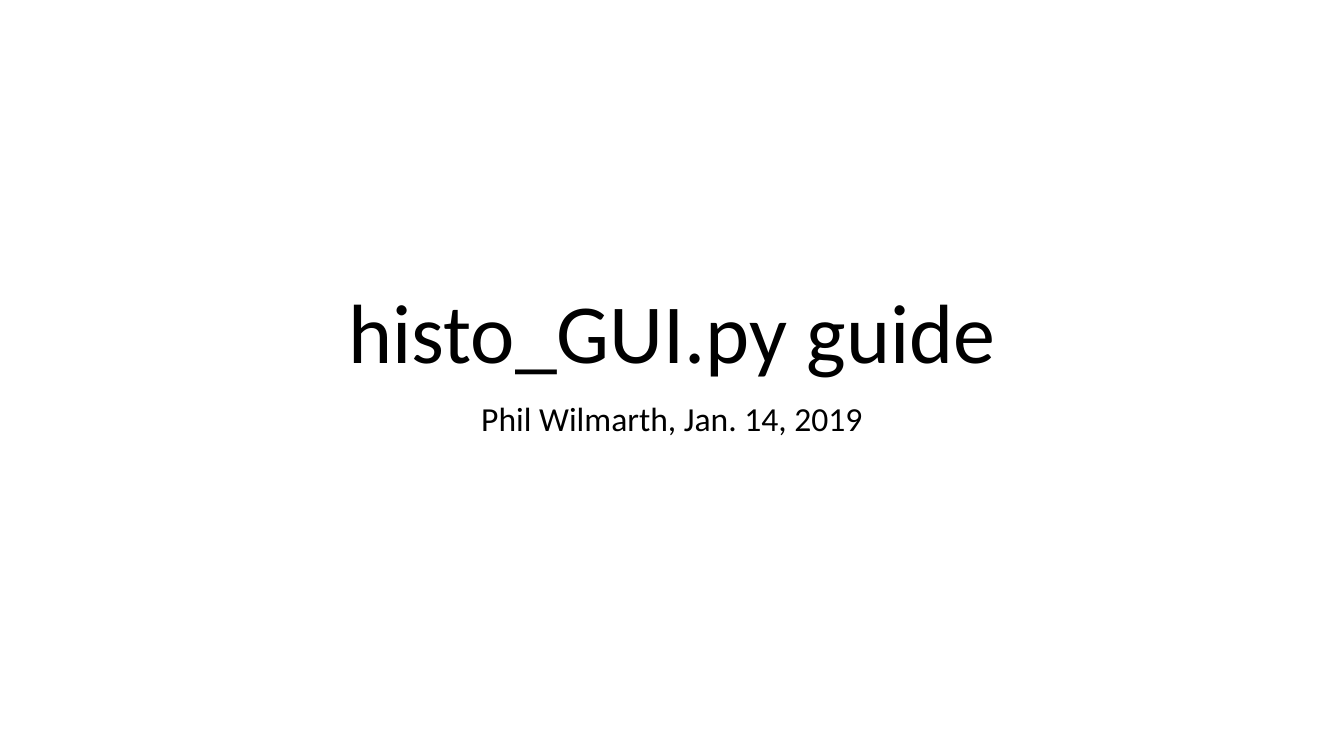
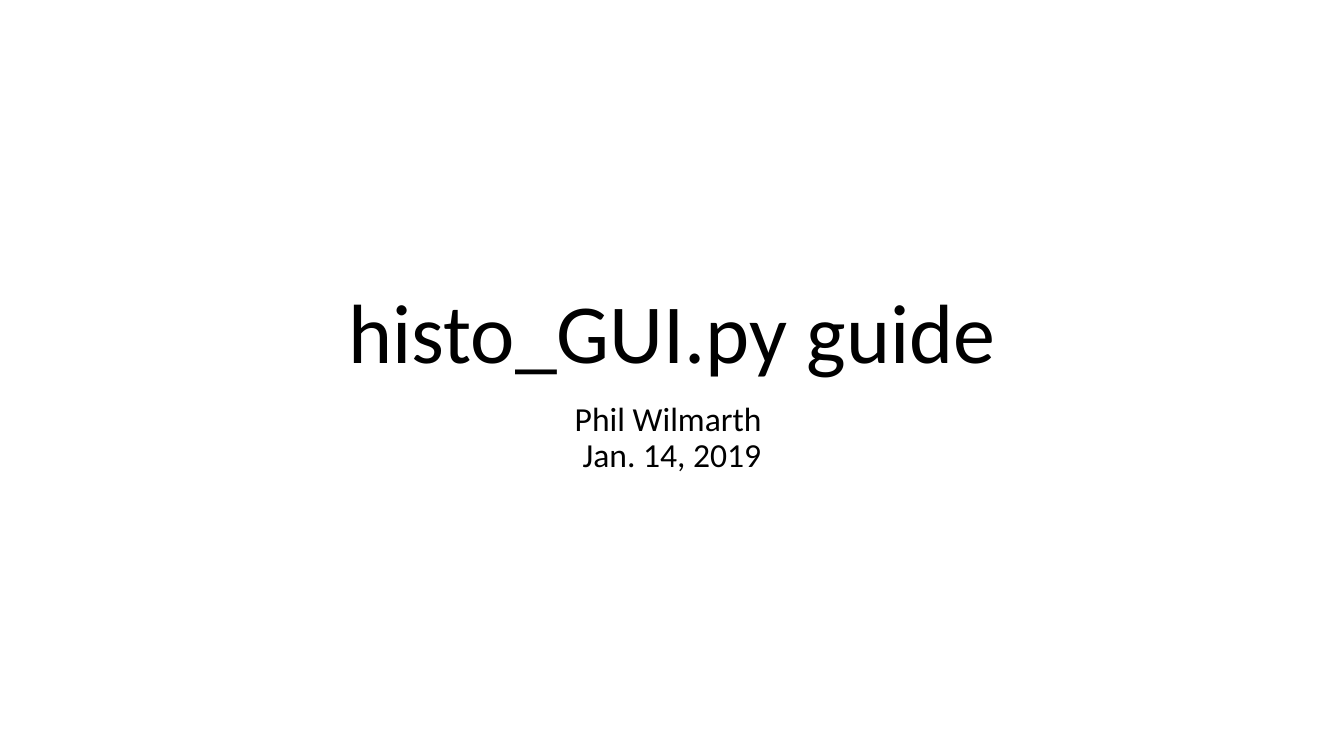
Before and after one commit to pwilmart/PAW_pipeline, a slide deck: slide 1 of histo_GUI_guide.pptx. Drawn at 1344x756 pixels with LibreOffice and Linux fonts; fonts in the diff are those of the drawing. Boxes give left, top, right and bottom in pixels: in the first picture for what was removed or moved away, otherwise in the second. Text is boxed around its words. In the diff, an @@ line names an element or a change of style, - is before the commit and + after.

```diff
--- a/histo_GUI_guide.pptx
+++ b/histo_GUI_guide.pptx
@@ subtitle at bbox=[575, 407, 762, 471]: text changed @@
-Phil Wilmarth, Jan. 14, 2019
+Phil Wilmarth
+Jan. 14, 2019
```
Also in this commit, not shown: 5 other slides changed, 10 slides added, 10 slides removed, 2 other files.
